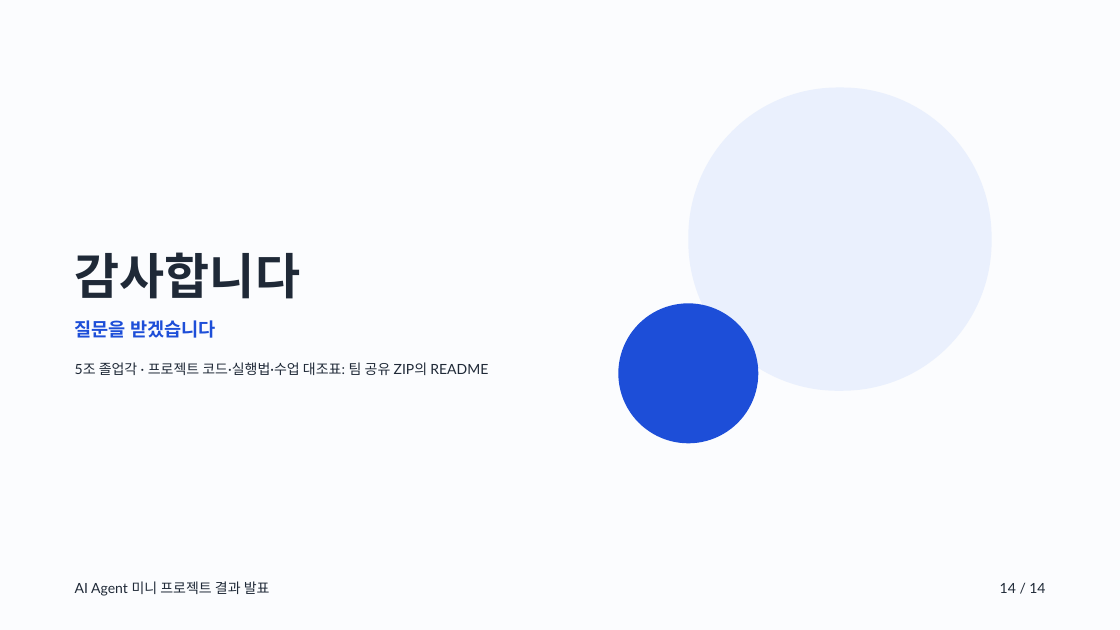
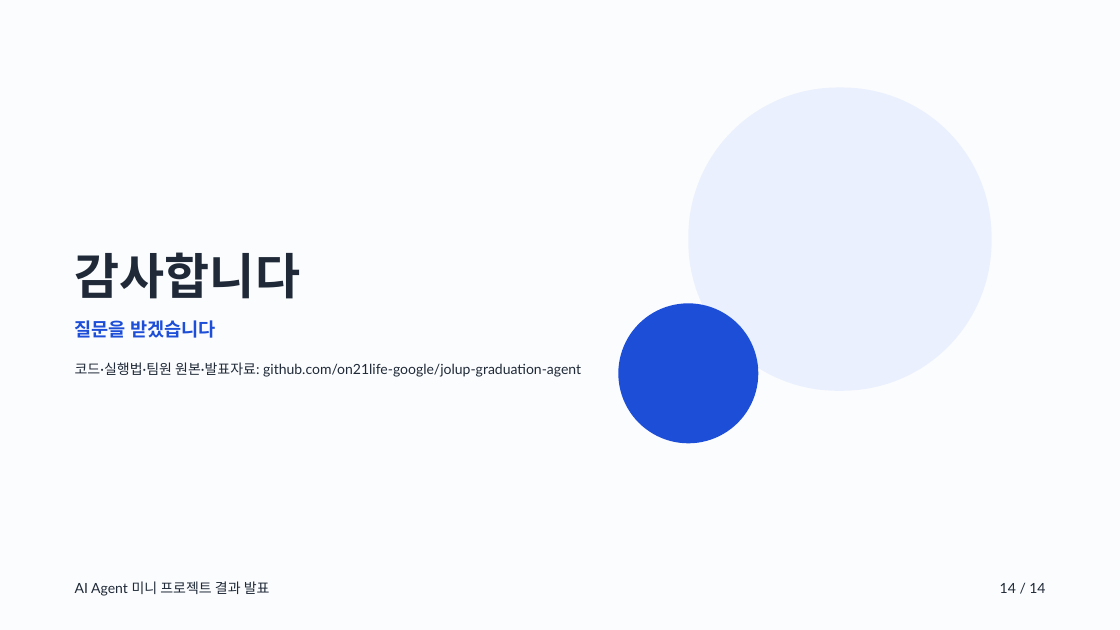
Before and after one commit to on21life-google/jolup-graduation-agent, a slide deck: slide 14 of artifacts/jolup-presentation-20261026.pptx. Drawn at 1120x630 pixels with LibreOffice and Linux fonts; fonts in the diff are those of the drawing. Boxes give left, top, right and bottom in pixels: in the first picture for what was removed or moved away, otherwise in the second. Text is boxed around its words. In the diff, an @@ line names an element or a change of style, - is before the commit and + after.

```diff
--- a/artifacts/jolup-presentation-20261026.pptx
+++ b/artifacts/jolup-presentation-20261026.pptx
@@ text at (75, 362, 581, 377): text changed @@
-5조 졸업각 · 프로젝트 코드·실행법·수업 대조표: 팀 공유 ZIP의 README
+코드·실행법·팀원 원본·발표자료: github.com/on21life-google/jolup-graduation-agent
```
Also in this commit, not shown: 6 other slides changed, 50 other files.
